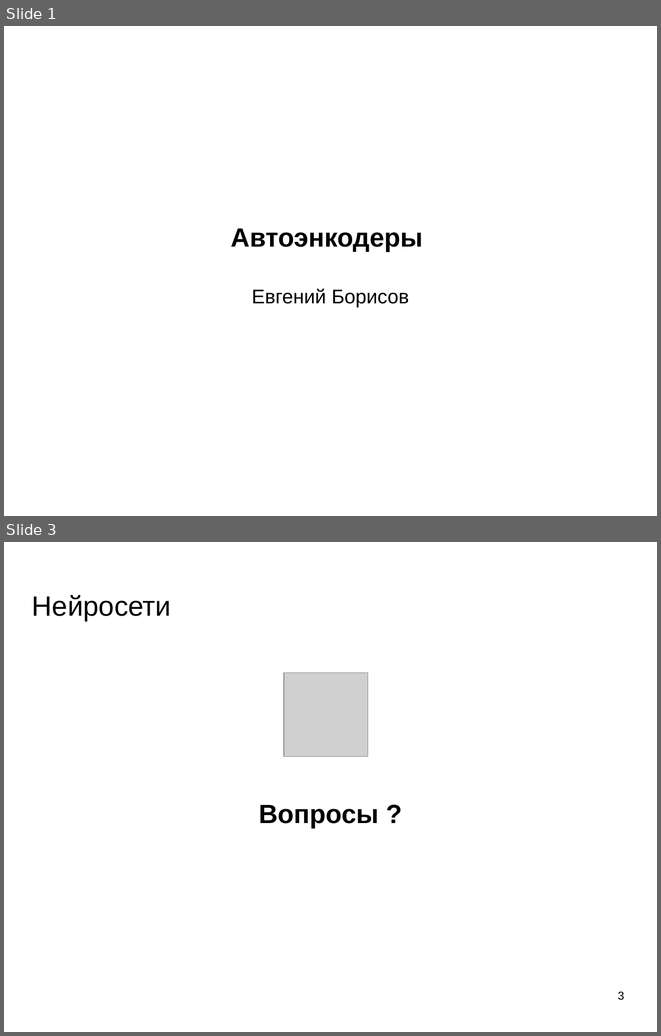
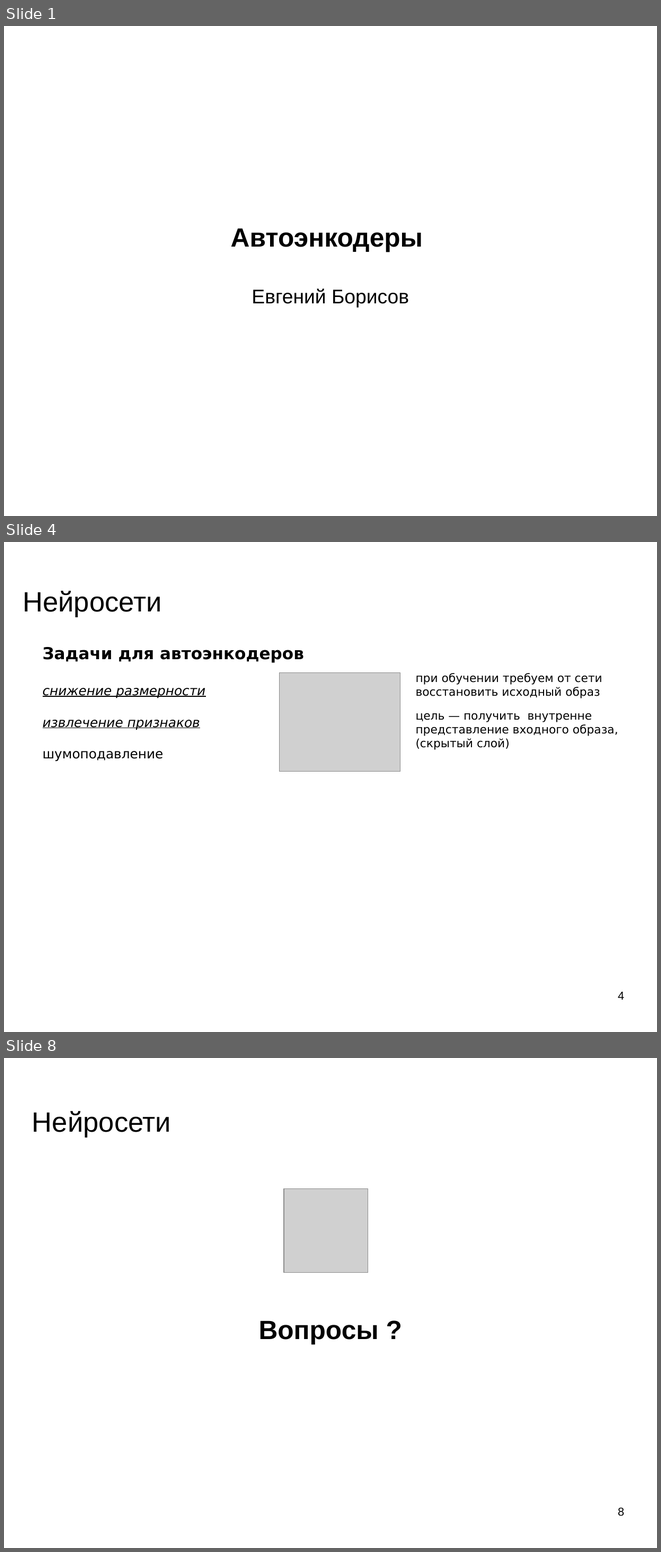
Before and after one commit to mechanoid5/ml_lectorium_legacy, a slide deck: 21-aenc.odp. Shown one above the other, each under a label of ours: slides 1 and 3 before the commit, slides 1, 4 and 8 after it; the slides between them are not shown. The pictures are 661x1036 and 661x1552 pixels, drawn with LibreOffice and Linux fonts; fonts in the diff are those of the drawing; grey boxes stand for pictures; background and template pictures are left out. Boxes give left, top, right and bottom in pixels: in the first picture for what was removed or moved away, otherwise in the second. Text is boxed around its words. In the diff, an @@ line names an element or a change of style, - is before the commit and + after.

```diff
--- a/21-aenc.odp
+++ b/21-aenc.odp
@@ slide 4 added at (4,542,657,1032), background picture (left out) @@
@@ title added at (23,591,161,617), 33.9 pt, text #000000 @@
+Нейросети
@@ text added at (43,647,304,761), 16 pt, text #000000, italic, underline @@
+Задачи для автоэнкодеров
+снижение размерности
+извлечение признаков
+шумоподавление
@@ picture added at (280,672,400,771) @@
@@ text added at (416,673,618,750), 14 pt, text #000000 @@
+при обучении требуем от сети восстановить исходный образ
+цель — получить внутренне представление входного образа, (скрытый слой)
@@ page number added at (618,991,624,999), 14 pt, text #000000 @@
+4
@@ what was slide 3 is now slide 8 @@
@@ page number at (618,1507,624,1516): text changed @@
-3
+8
```
Also in this commit, not shown: 1 slide changed, 4 other slides added, 7 other files.
